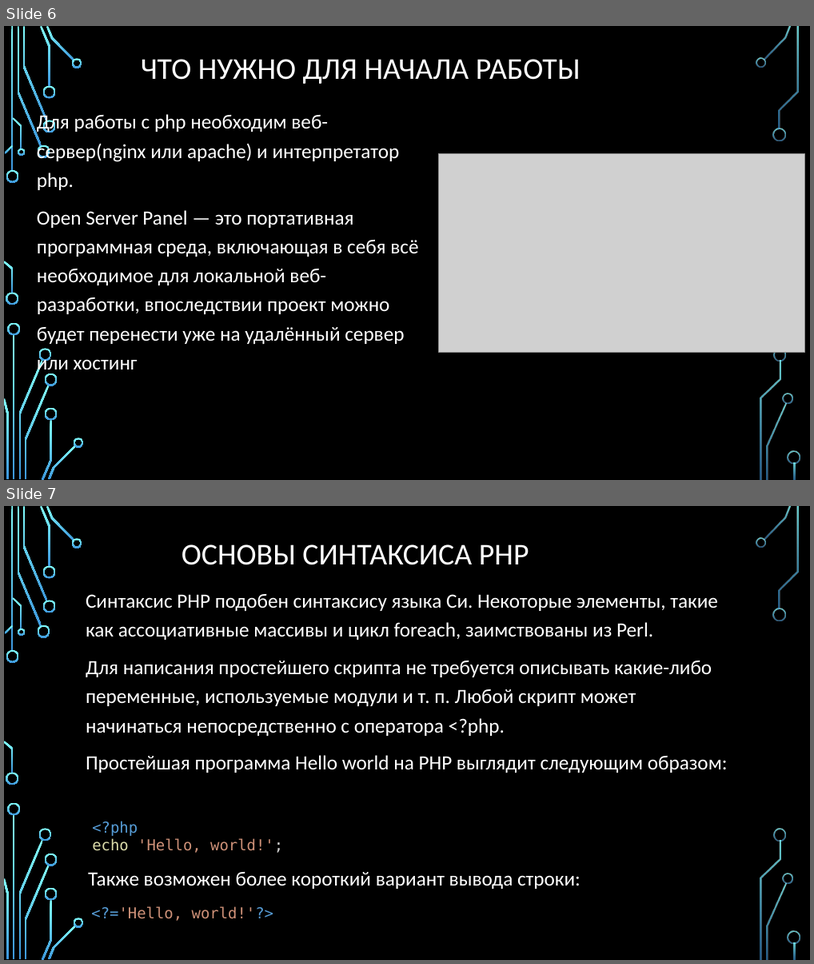
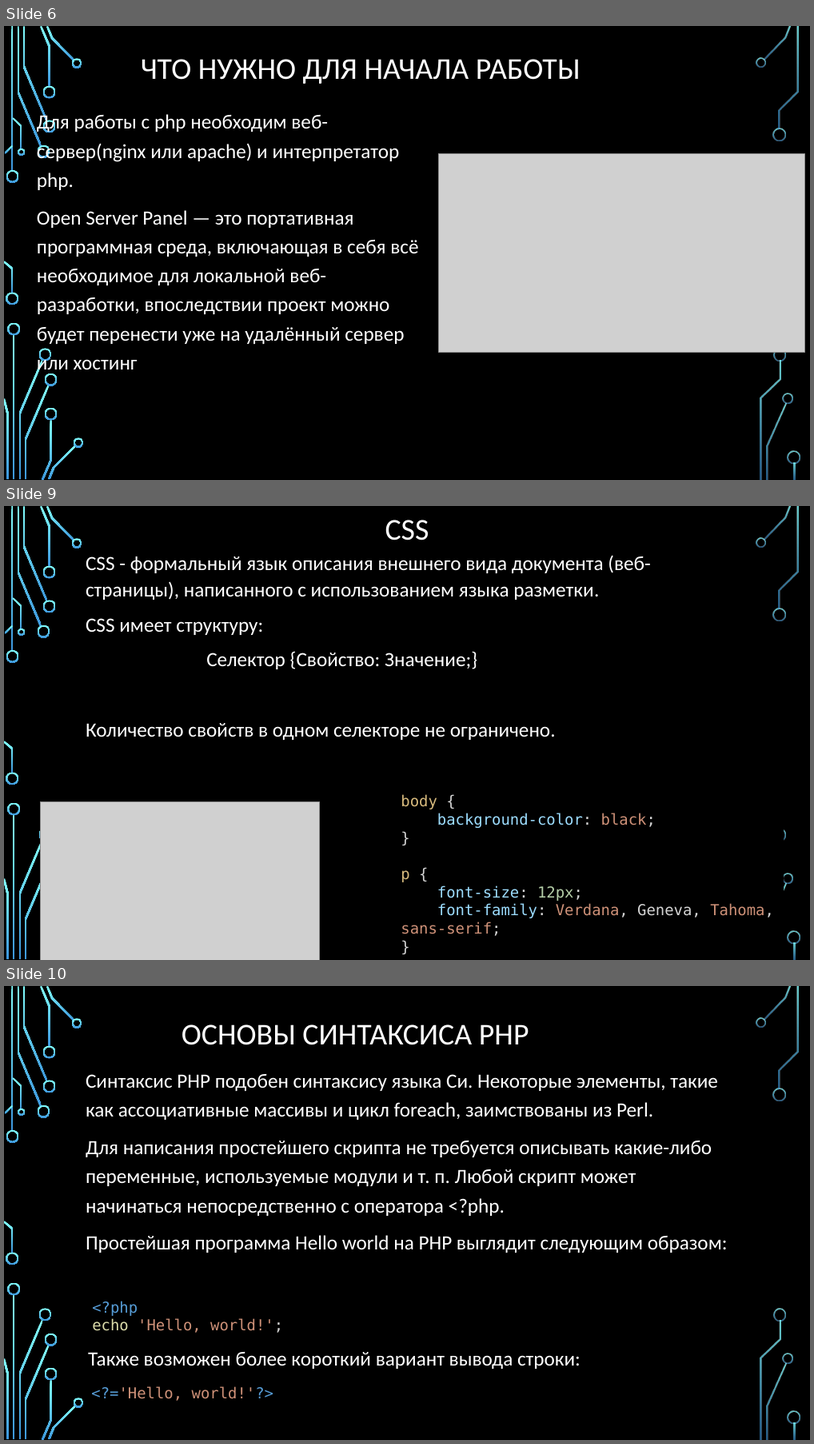
Before and after one commit to Chezemy/Panyushkin_Pavel_195, a slide deck: PHP/Веб-разработка с помощью PHP.pptx. Shown one above the other, each under a label of ours: slides 6 and 7 before the commit, slides 6, 9 and 10 after it; the slides between them are not shown. The pictures are 814x964 and 814x1444 pixels, drawn with LibreOffice and Linux fonts; fonts in the diff are those of the drawing; grey boxes stand for pictures; background and template pictures are left out. Boxes give left, top, right and bottom in pixels: in the first picture for what was removed or moved away, otherwise in the second. Text is boxed around its words. In the diff, an @@ line names an element or a change of style, - is before the commit and + after.

```diff
--- a/PHP/Веб-разработка с помощью PHP.pptx
+++ b/PHP/Веб-разработка с помощью PHP.pptx
@@ slide 9 added at [4, 506, 810, 960], background picture (left out); not listed: 33 template elements that a slide beside it also shows @@
@@ title added at [386, 520, 430, 540], 36 pt, text #FFFFFF @@
+CSS
@@ text added at [86, 555, 650, 740], 24 pt, text #FFFFFF @@
+CSS - формальный язык описания внешнего вида документа (веб-страницы), написанного с использованием языка разметки.
+CSS имеет структуру:
+Селектор {Свойство: Значение;}
+Количество свойств в одном селекторе не ограничено.
@@ picture added at [40, 802, 320, 960] @@
@@ text added at [401, 794, 774, 936], 18 pt, text #9CDCFE @@
+body {
+background-color: black;
+}
+p {
+font-size: 12px;
+font-family: Verdana, Geneva, Tahoma, sans-serif;
+}
@@ what was slide 7 is now slide 10 @@
```
Also in this commit, not shown: 4 other slides added, 9 other files.
